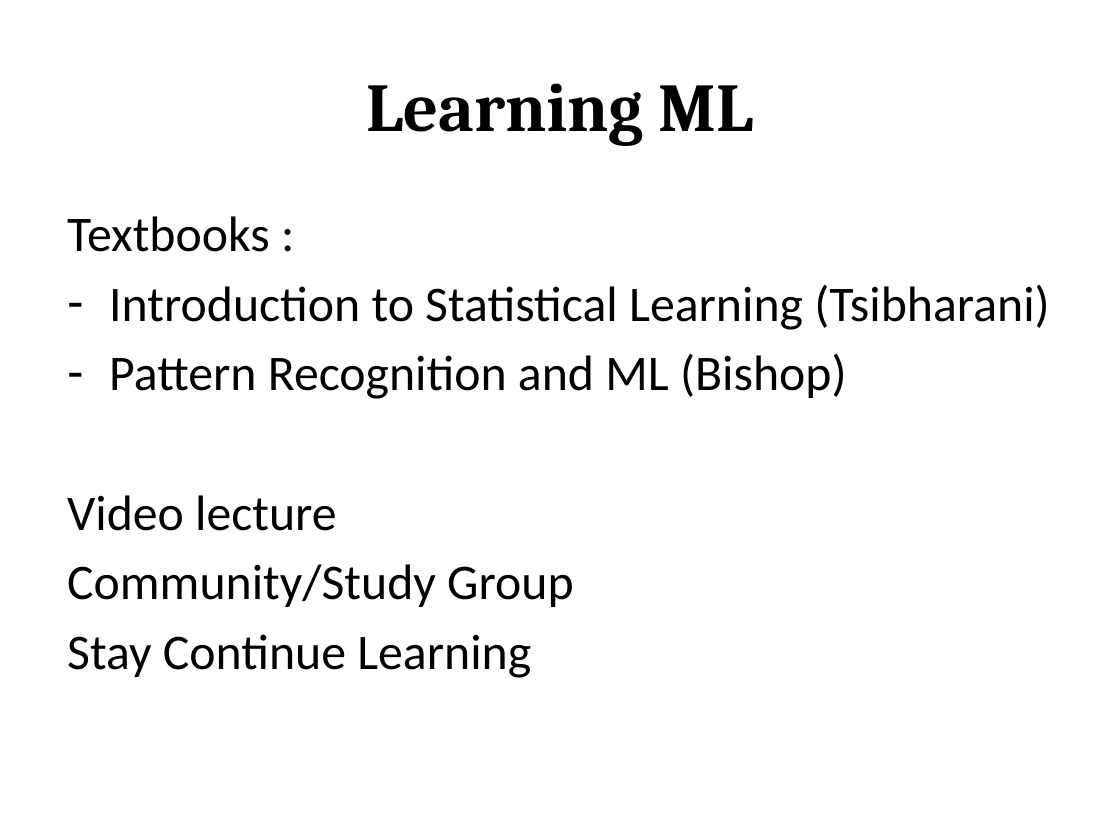
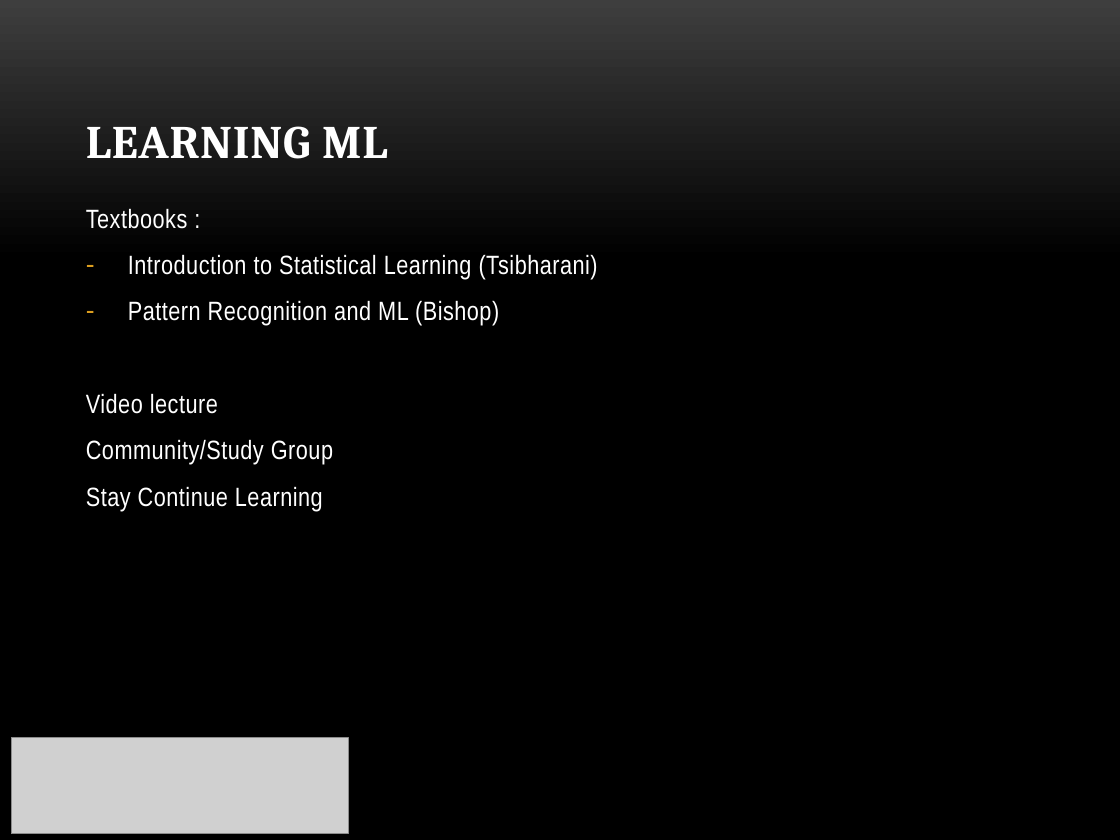
Before and after one commit to markus0708/Workshop_Python_-_ML, a slide deck: slide 9 of Part II Supervised_Learning/Supervised Learning.pptx. Drawn at 1120x840 pixels with LibreOffice and Linux fonts; fonts in the diff are those of the drawing; grey boxes stand for pictures; background and template pictures are left out. Boxes give left, top, right and bottom in pixels: in the first picture for what was removed or moved away, otherwise in the second. Text is boxed around its words. In the diff, an @@ line names an element or a change of style, - is before the commit and + after.

Commit message:
edit Supervised_Learning

```diff
--- a/Part II Supervised_Learning/Supervised Learning.pptx
+++ b/Part II Supervised_Learning/Supervised Learning.pptx
@@ background #FFFFFF to picture (left out) @@
@@ title "LEARNING ML" at box(86, 126, 387, 159): vertical alignment middle to bottom @@
@@ title at box(86, 126, 387, 159): text changed; size 44 to 30 pt; text colour #000000 to #FFFFFF @@
-Learning ML
+LEARNING ML
@@ text "Textbooks :": place and size @@
-text "Textbooks :" at box(67, 216, 1050, 678)
+text "Textbooks :" at box(86, 208, 598, 511)
@@ text "Textbooks :" at box(86, 208, 598, 511): size 32 to 17 pt, font Calibri to Arial Narrow, text colour #000000 to #FFFFFF, letter spacing 0 to 0.3 pt; more space between paragraphs @@
@@ picture added at box(11, 737, 348, 833) @@
```
Also in this commit, not shown: 7 other slides changed, 3 slides added, 2 slides removed, 2 other files.
